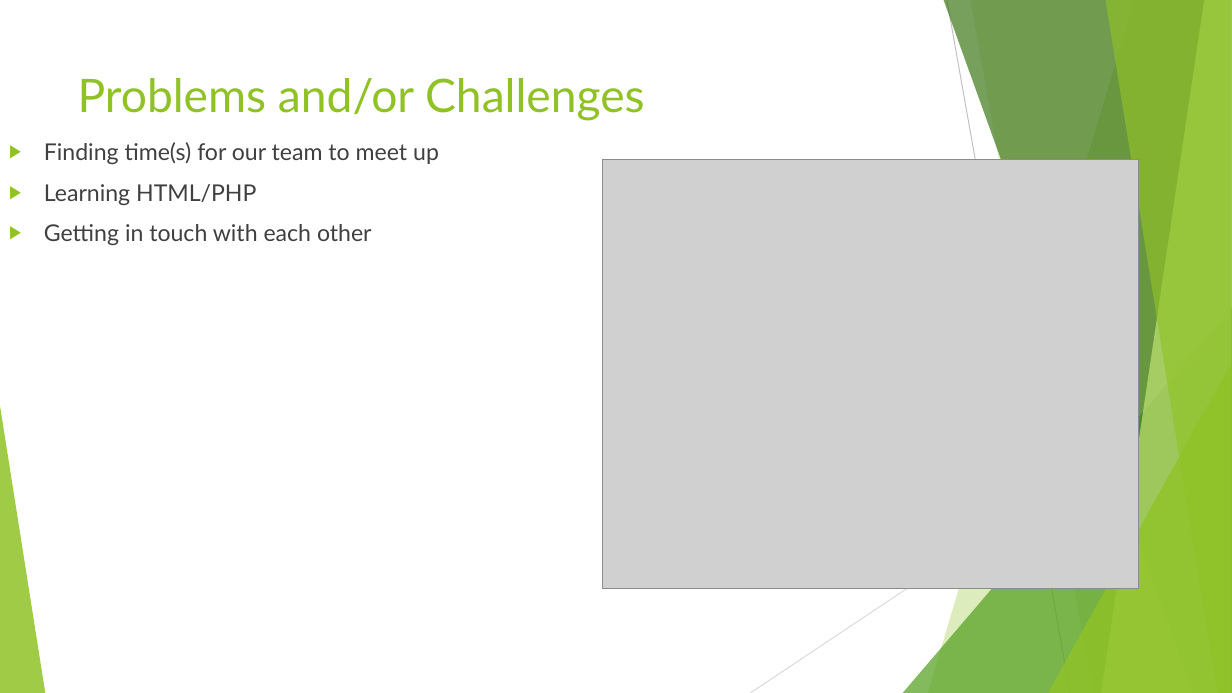
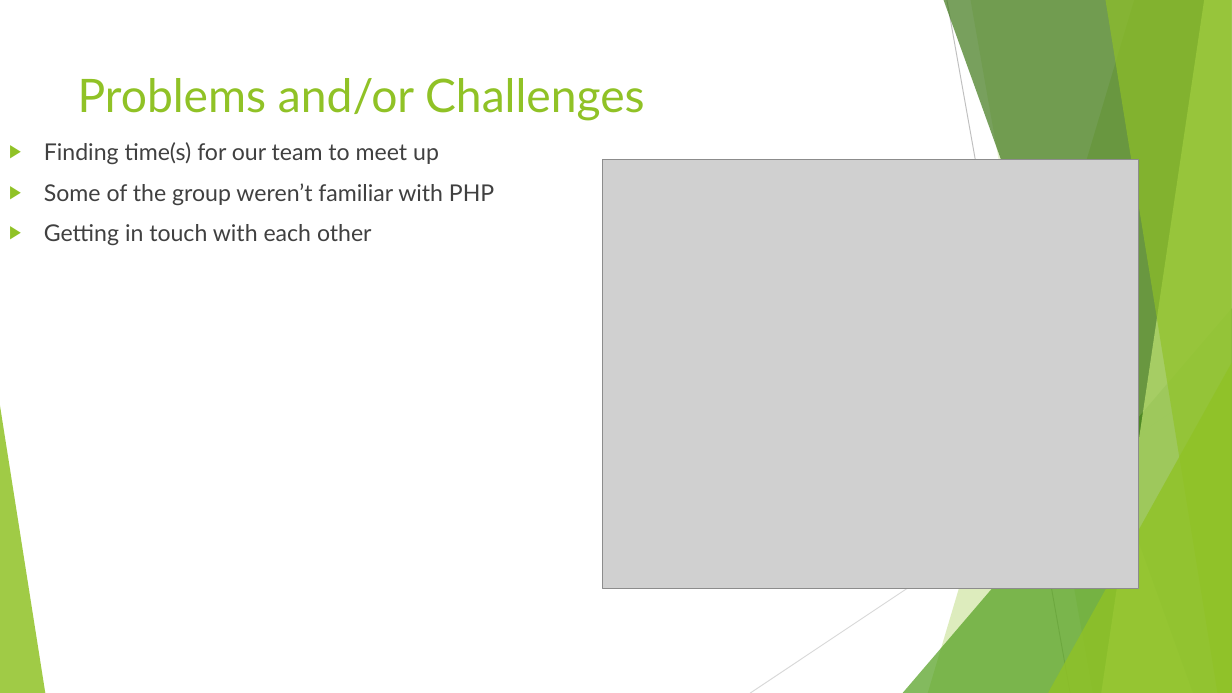
Before and after one commit to Jts996/CSC450, a slide deck: slide 9 of Presentation for 450.pptx. Drawn at 1232x693 pixels with LibreOffice and Linux fonts; fonts in the diff are those of the drawing; grey boxes stand for pictures. Boxes give left, top, right and bottom in pixels: in the first picture for what was removed or moved away, otherwise in the second. Text is boxed around its words. In the diff, an @@ line names an element or a change of style, - is before the commit and + after.

Commit message:
Adjustments

```diff
--- a/Presentation for 450.pptx
+++ b/Presentation for 450.pptx
@@ text at [44, 183, 494, 205]: text changed @@
-▶ Learning HTML/PHP
+▶ Some of the group weren’t familiar with PHP
```
